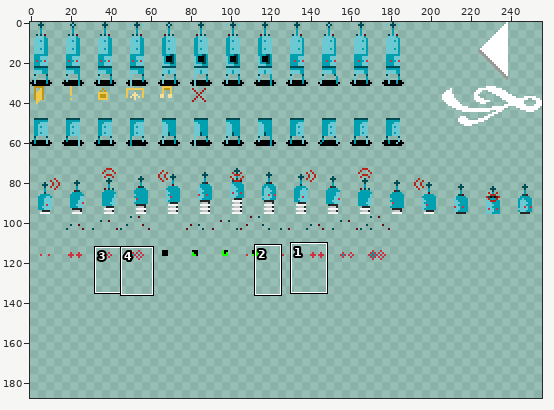
Sprite sheet: res/sprites.png. The picture above shows the old version from afar; the outline marks the close-up.
Close-up. As it was:
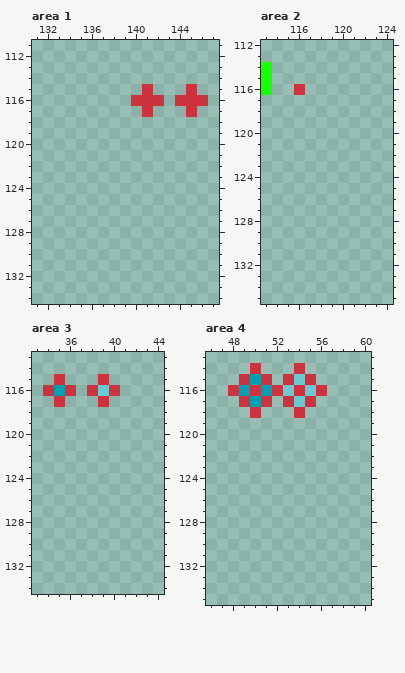
The file is 256x256 pixels. Shown: area 1: x 131..147, y 111..134; area 2: x 113..124, y 112..135; area 3: x 33..44, y 113..134; area 4: x 46..60, y 113..135. The wide view leaves out empty margins. The commit also changed other parts of the picture, which this record leaves out.
And afterwards:
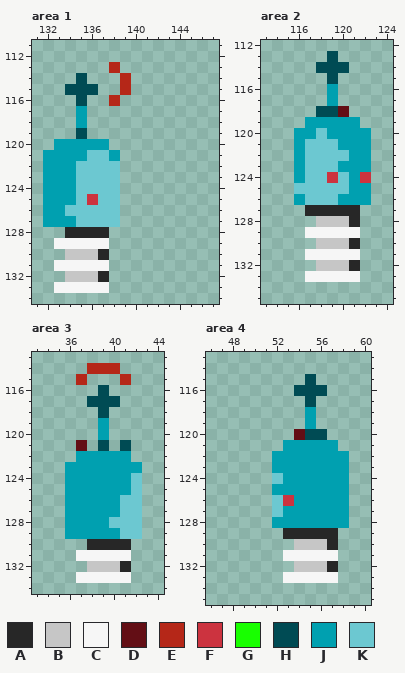
Palette (. is transparent): A #272727  B #c6c6c6  C #f6f6f6  D #630e15  E #b52718  F #cc333f  G #18ff00  H #004b54  J #00a0b0  K #6cc8d1
The edit:
Area 1:
y 113: x 138 . -> E
y 114: x 135 . -> H; x 139 . -> E
y 115: x 134..136 ... -> HHH; x 139 . -> E; x 141 F -> .; x 145 F -> .
y 116: x 135 . -> H; x 138 . -> E; x 140..142 FFF -> ...; x 144..146 FFF -> ...
y 117: x 135 . -> J; x 141 F -> .; x 145 F -> .
y 118: x 135 . -> J
y 119: x 135 . -> H
y 120: x 133..137 ..... -> JJJJJ
y 121: x 132..138 ....... -> JJJJKKJ
y 122..124: x 132..138 ....... -> JJJKKKK
y 125: x 132..138 ....... -> JJJKFKK
y 126: x 132..138 ....... -> JJKKKKK
y 127: x 132..138 ....... -> JJJKKKK
y 128: x 134..137 .... -> AAAA
y 129: x 133..137 ..... -> CCCCC
y 130: x 134..137 .... -> BBBA
y 131: x 133..137 ..... -> CCCCC
y 132: x 134..137 .... -> BBBA
y 133: x 133..137 ..... -> CCCCC
Area 2:
y 113: x 119 . -> H
y 114: x 113 G -> .; x 118..120 ... -> HHH
y 115: x 113 G -> .; x 119 . -> H
y 116: x 113 G -> .; x 116 F -> .; x 119 . -> J
y 117: x 119 . -> J
y 118: x 118..120 ... -> HHD
y 119: x 117..121 ..... -> JJJJJ
y 120: x 116..122 ....... -> JJKJJJJ
y 121: x 116..122 ....... -> JKKKJJJ
y 122: x 116..122 ....... -> JKKKKJJ
y 123: x 116..122 ....... -> JKKKJJJ
y 124: x 116..122 ....... -> JKKFKJF
y 125: x 116..122 ....... -> KKKKKJJ
y 126: x 116..122 ....... -> JKKKJJJ
y 127: x 117..121 ..... -> AAAAA
y 128: x 118..121 .... -> BBBA
y 129: x 117..121 ..... -> CCCCC
y 130: x 118..121 .... -> BBBA
y 131: x 117..121 ..... -> CCCCC
y 132: x 118..121 .... -> BBBA
y 133: x 117..121 ..... -> CCCCC
Area 3:
y 114: x 38..40 ... -> EEE
y 115: x 35 F -> .; x 37 . -> E; x 39 F -> .; x 41 . -> E
y 116: x 34..36 FJF -> ...; x 38..40 FKF -> .H.
y 117: x 35 F -> .; x 38..40 .F. -> HHH
y 118: x 39 . -> H
y 119..120: x 39 . -> J
y 121: x 37 . -> D; x 39 . -> H; x 41 . -> H
y 122: x 37..41 ..... -> JJJJJ
y 123: x 36..42 ....... -> JJJJJJJ
y 124..125: x 36..42 ....... -> JJJJJJK
y 126..127: x 36..42 ....... -> JJJJJKK
y 128: x 36..42 ....... -> JJJJKKK
y 129: x 36..42 ....... -> JJJJJKK
y 130: x 38..41 .... -> AAAA
y 131: x 37..41 ..... -> CCCCC
y 132: x 38..41 .... -> BBBA
y 133: x 37..41 ..... -> CCCCC
Area 4:
y 114: x 50 F -> .; x 54 F -> .
y 115: x 49..51 FJF -> ...; x 53..55 FKF -> ..H
y 116: x 48..56 FJFJFKFKF -> ......HHH
y 117: x 49..51 FJF -> ...; x 53..55 FKF -> ..H
y 118: x 50 F -> .; x 54..55 F. -> .J
y 119: x 55 . -> J
y 120: x 54..56 ... -> DHH
y 121: x 53..57 ..... -> JJJJJ
y 122..123: x 52..58 ....... -> JJJJJJJ
y 124: x 52..58 ....... -> KJJJJJJ
y 125: x 52..58 ....... -> JJJJJJJ
y 126: x 52..58 ....... -> KFJJJJJ
y 127: x 52..58 ....... -> KJJJJJJ
y 128: x 52..58 ....... -> JJJJJJJ
y 129: x 53..57 ..... -> AAAAA
y 130: x 54..57 .... -> BBBA
y 131: x 53..57 ..... -> CCCCC
y 132: x 54..57 .... -> BBBA
y 133: x 53..57 ..... -> CCCCC
Where, in picture pixels (left, top, right, bottom), the same in both close-ups:
changed: (43, 62, 208, 293)
changed: (261, 51, 371, 282)
changed: (43, 363, 142, 583)
changed: (228, 363, 349, 583)
